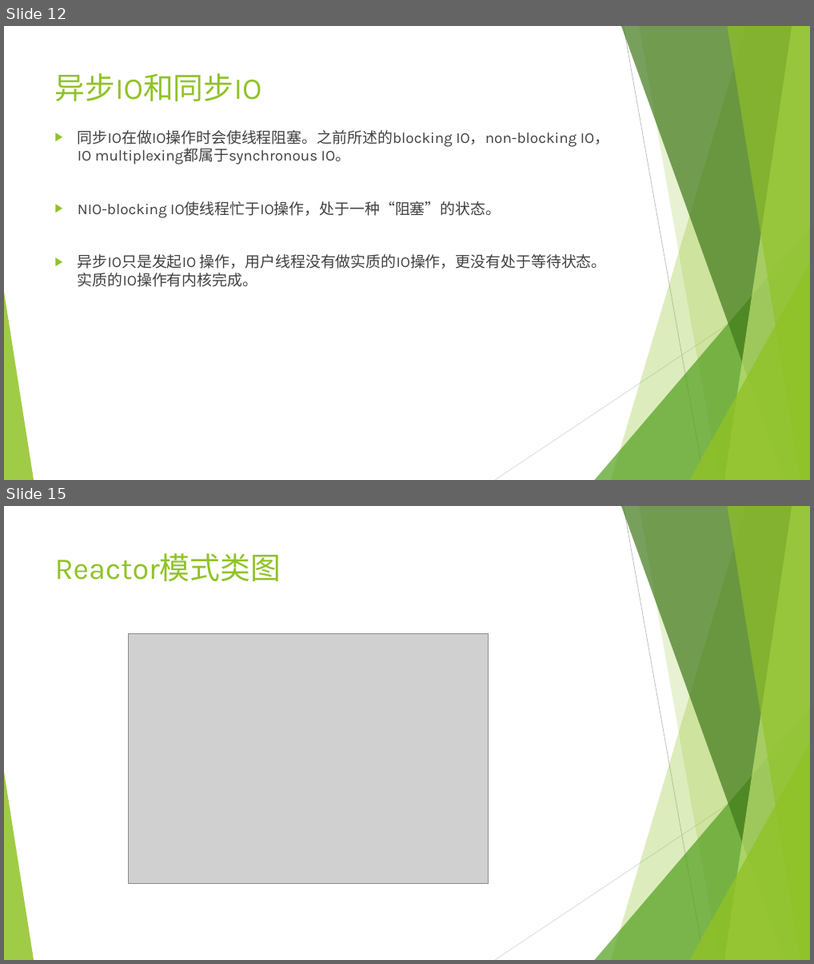
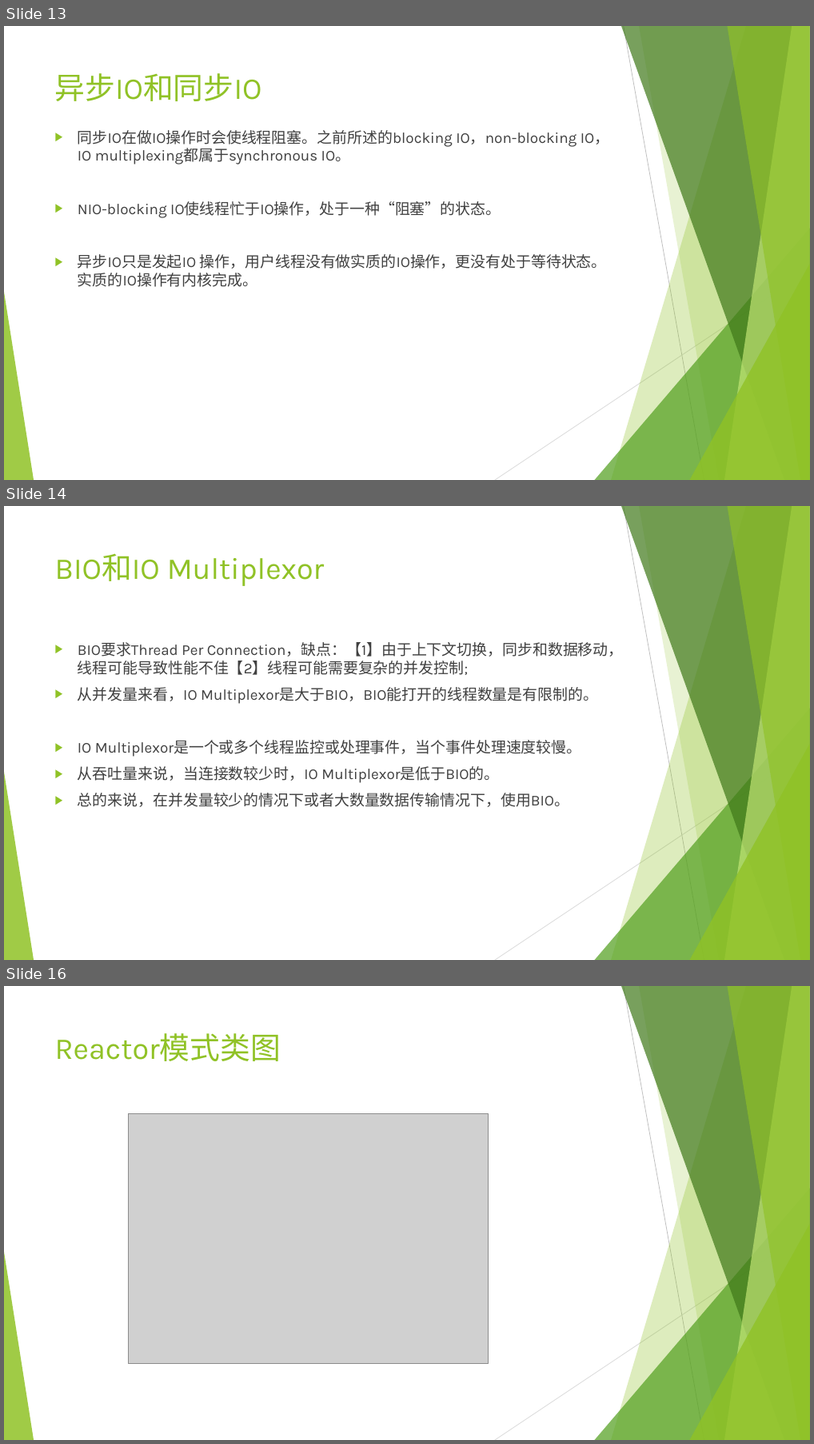
Before and after one commit to JyinChan/report, a slide deck: report.pptx. Shown one above the other, each under a label of ours: slides 12 and 15 before the commit, slides 13, 14 and 16 after it; the slides between them are not shown. The pictures are 814x964 and 814x1444 pixels, drawn with LibreOffice and Linux fonts; fonts in the diff are those of the drawing; grey boxes stand for pictures. Boxes give left, top, right and bottom in pixels: in the first picture for what was removed or moved away, otherwise in the second. Text is boxed around its words. In the diff, an @@ line names an element or a change of style, - is before the commit and + after.

```diff
--- a/report.pptx
+++ b/report.pptx
@@ slide 14 added at bbox=[4, 506, 810, 960], background #FFFFFF; not listed: 10 template elements that a slide beside it also shows @@
@@ title added at bbox=[55, 553, 325, 586], 36 pt, text #90C226 @@
+BIO和IO Multiplexor
@@ text added at bbox=[78, 642, 624, 807], 18 pt, text #404040 @@
+▶ BIO要求Thread Per Connection，缺点：【1】由于上下文切换，同步和数据移动，线程可能导致性能不佳【2】线程可能需要复杂的并发控制;
+▶ 从并发量来看，IO Multiplexor是大于BIO，BIO能打开的线程数量是有限制的。
+▶ IO Multiplexor是一个或多个线程监控或处理事件，当个事件处理速度较慢。
+▶ 从吞吐量来说，当连接数较少时，IO Multiplexor是低于BIO的。
+▶ 总的来说，在并发量较少的情况下或者大数量数据传输情况下，使用BIO。
@@ what was slide 12 is now slide 13 @@
@@ what was slide 15 is now slide 16 @@
```
Also in this commit, not shown: 2 slides changed, 1 other slide added, 1 slide removed.
